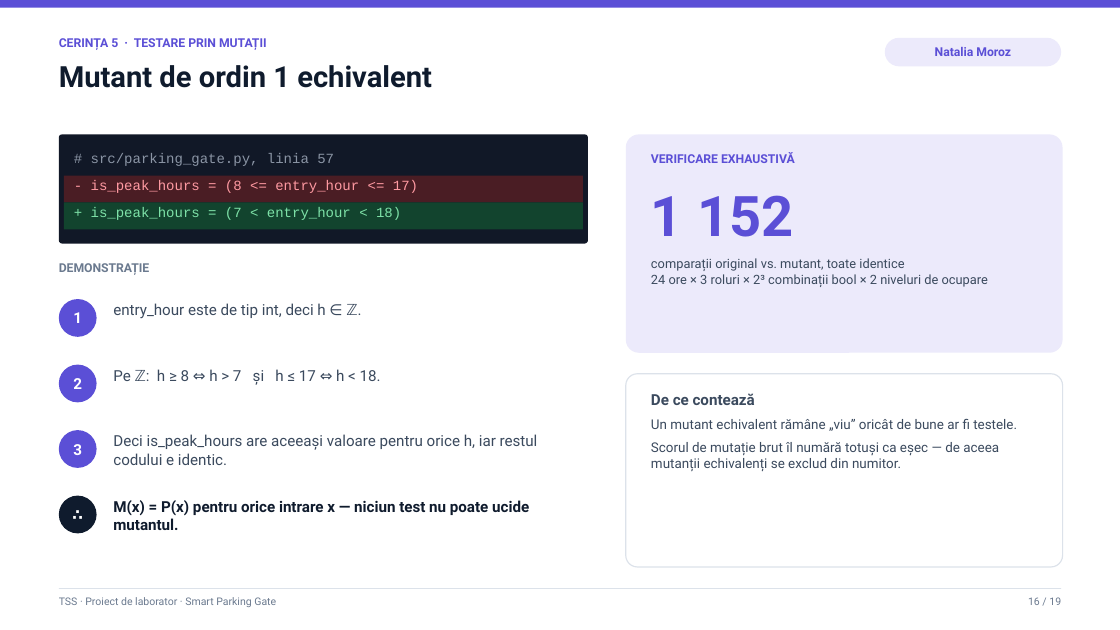
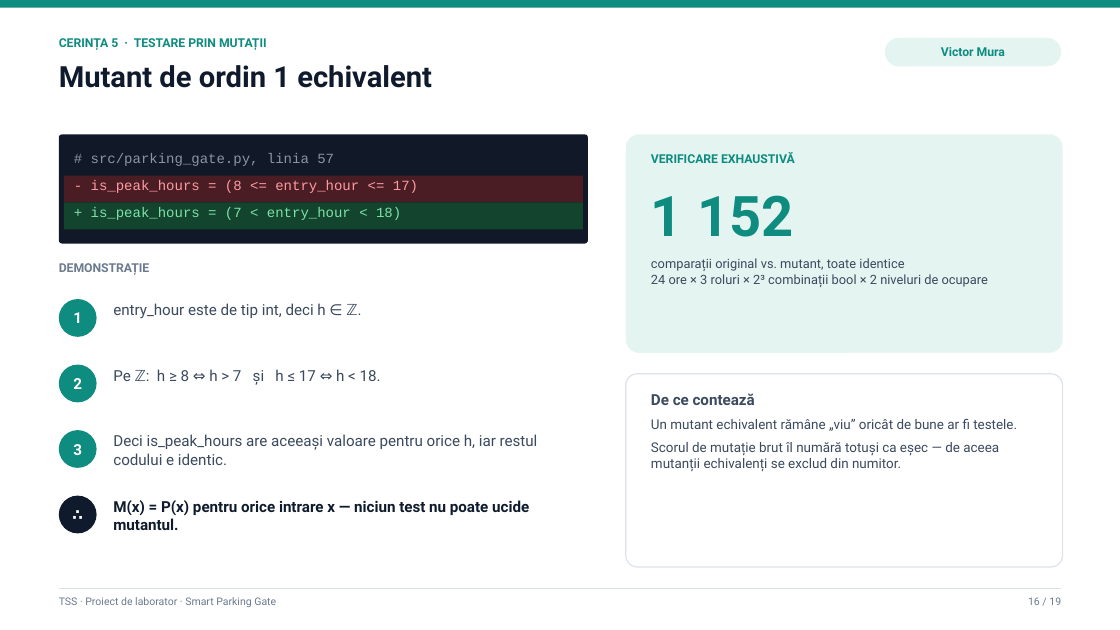
Before and after one commit to victormura/tss, a slide deck: slide 16 of proiect_laborator/docs/Prezentare_Laborator_TSS.pptx. Drawn at 1120x630 pixels with LibreOffice and Linux fonts; fonts in the diff are those of the drawing. Boxes give left, top, right and bottom in pixels: in the first picture for what was removed or moved away, otherwise in the second. Text is boxed around its words. In the diff, an @@ line names an element or a change of style, - is before the commit and + after.

Commit message:
feat(testing & attribution): optimize test suite to achieve 100% mutation efficiency and rebalance team contributions
- Reassign contributions per student profiles (Victor Mura: Req 1, 2, 5; Natalia Moroz: Req 3, 4, 6, 7)
- Add enum integrity test and anchored regex exception message assertions (killing 100% mutmut mutants)
- Add non-decimal quota discriminant test (killing cosmic-ray Sub_Mod mutant)
- Re-run mutation benchmarks: mutmut reaches 40/40 (100%), cosmic-ray reaches 99/101 (98.02% raw / 100% adjusted)
- Regenerate laboratory presentation PPTX and PDF with updated charts and author attribution tags

```diff
--- a/proiect_laborator/docs/Prezentare_Laborator_TSS.pptx
+++ b/proiect_laborator/docs/Prezentare_Laborator_TSS.pptx
@@ fill #5B4FD6 to #0E8C7F in 4 elements at box(59, 299, 97, 337), box(59, 365, 97, 402), box(59, 430, 97, 468), box(0, 0, 1120, 8) @@
@@ rounded rectangle "Victor Mura" at box(885, 38, 1061, 66): fill #ECEAFB to #E3F4F1 @@
@@ text in rounded rectangle at box(941, 47, 1005, 56): text changed; text colour #5B4FD6 to #0E8C7F @@
-Natalia Moroz
+Victor Mura
@@ rounded rectangle at box(626, 134, 1063, 353): fill #ECEAFB to #E3F4F1 @@
@@ text colour #5B4FD6 to #0E8C7F in 3 elements at box(59, 38, 267, 50), box(651, 152, 795, 163), box(651, 195, 793, 237) @@
```
Also in this commit, not shown: 6 other slides changed, 22 other files.
